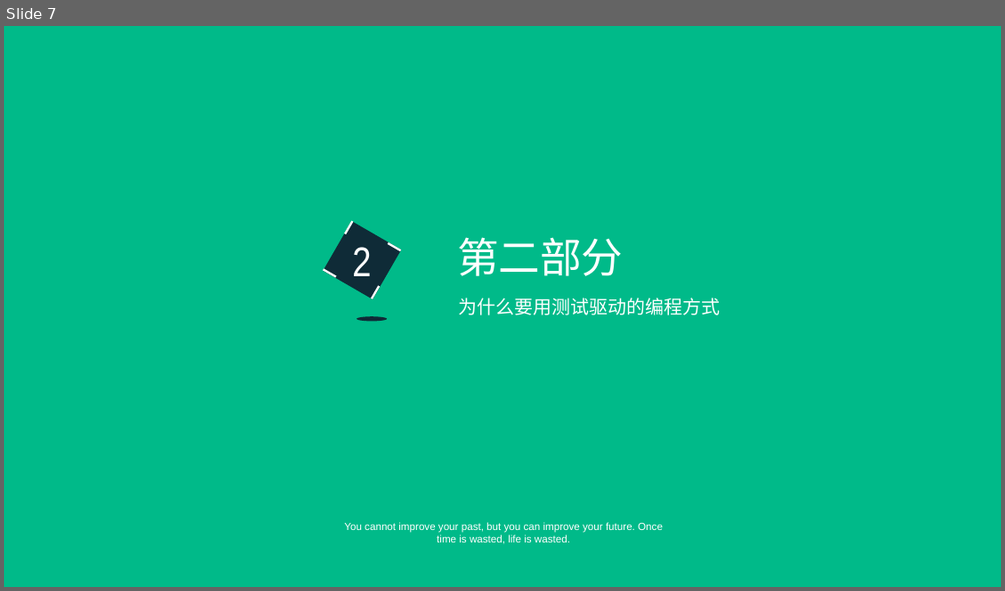
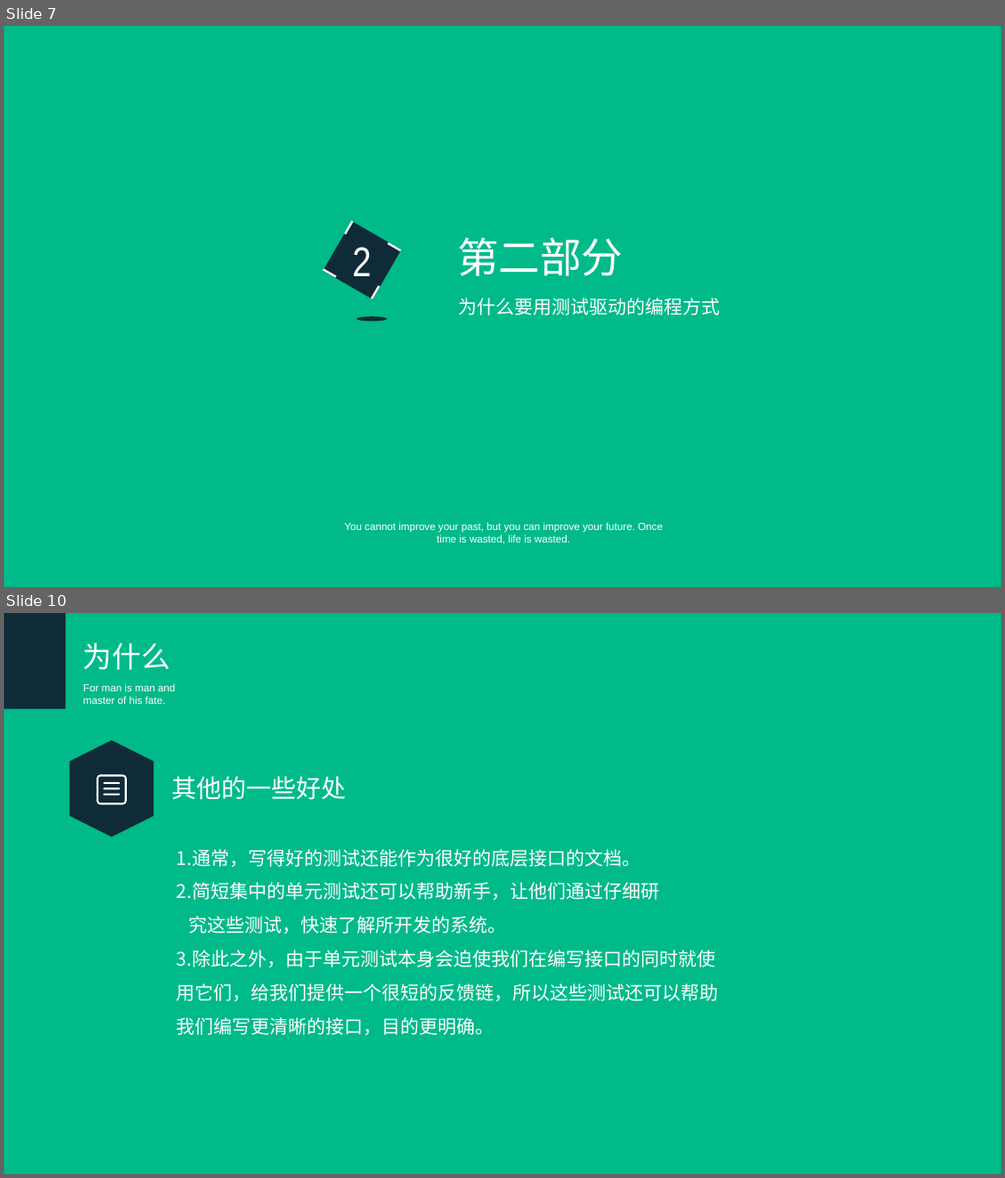
Before and after one commit to hanangjie/play, a slide deck: share/TDT/测试驱动开发.ppt. Shown one above the other, each under a label of ours: slide 7 before the commit, slides 7 and 10 after it; the slides between them are not shown. The pictures are 1005x591 and 1005x1178 pixels, drawn with LibreOffice and Linux fonts; fonts in the diff are those of the drawing. Boxes give left, top, right and bottom in pixels: in the first picture for what was removed or moved away, otherwise in the second. Text is boxed around its words. In the diff, an @@ line names an element or a change of style, - is before the commit and + after.

```diff
--- a/share/TDT/测试驱动开发.ppt
+++ b/share/TDT/测试驱动开发.ppt
@@ slide 10 added at bbox=[4, 613, 1001, 1174], background #00BA89 @@
@@ rectangle added at bbox=[4, 613, 66, 708], fill #0F2B37 @@
@@ text added at bbox=[83, 642, 170, 670], 28 pt, text #FFFFFF @@
+为什么
@@ text added at bbox=[83, 683, 175, 704], 10 pt, text #FFFFFF @@
+For man is man and master of his fate.
@@ freeform shape added at bbox=[70, 740, 154, 836], fill #0F2B37 @@
@@ freeform shape added at bbox=[97, 774, 127, 804], fill #FFFFFF @@
@@ text added at bbox=[171, 776, 346, 800], 24 pt, text #FFFFFF @@
+其他的一些好处
@@ text added at bbox=[177, 849, 719, 1035], 18 pt, text #FFFFFF @@
+1.通常，写得好的测试还能作为很好的底层接口的文档。
+2.简短集中的单元测试还可以帮助新手，让他们通过仔细研
+究这些测试，快速了解所开发的系统。
+3.除此之外，由于单元测试本身会迫使我们在编写接口的同时就使用它们，给我们提供一个很短的反馈链，所以这些测试还可以帮助我们编写更清晰的接口，目的更明确。
```
Also in this commit, not shown: 1 slide changed, 4 other slides added, 9 slides removed.
